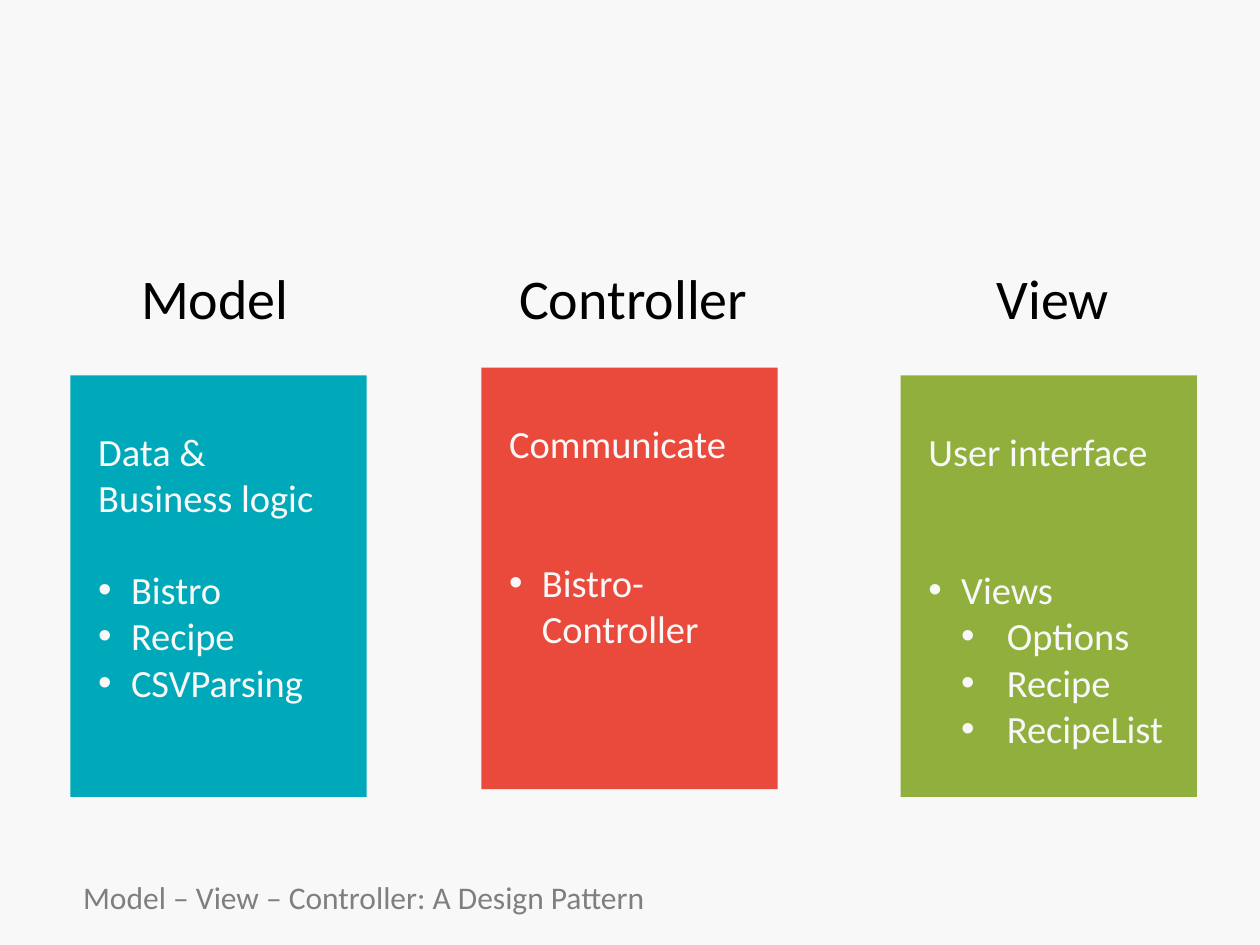
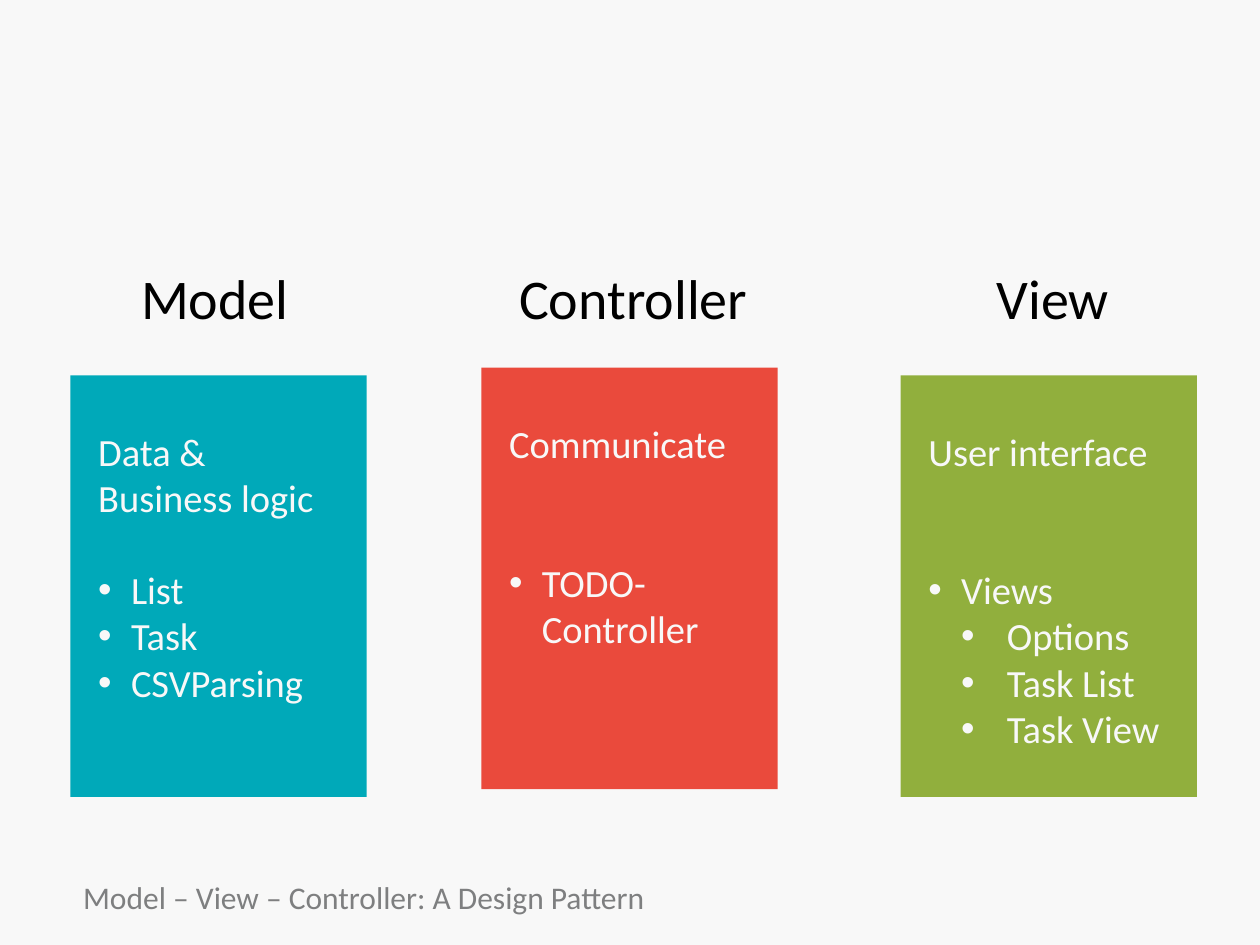
Before and after one commit to bootcoder/lectures, a slide deck: slide 23 of 1phase/ruby-mvc-single-res/HT-MVC.pptx (slide 22 before the commit). Drawn at 1260x945 pixels with LibreOffice and Linux fonts; fonts in the diff are those of the drawing; background and template pictures are left out. Boxes give left, top, right and bottom in pixels: in the first picture for what was removed or moved away, otherwise in the second. Text is boxed around its words. In the diff, an @@ line names an element or a change of style, - is before the commit and + after.

```diff
--- a/1phase/ruby-mvc-single-res/HT-MVC.pptx
+++ b/1phase/ruby-mvc-single-res/HT-MVC.pptx
@@ text in rectangle at bbox=[131, 577, 198, 651]: text changed @@
-• Bistro
-• Recipe
+• List
+• Task
@@ text in rectangle at bbox=[542, 572, 699, 644]: text changed @@
-• Bistro-Controller
+• TODO-Controller
@@ text in rectangle at bbox=[1007, 670, 1159, 744]: text changed @@
-  • Recipe
-  • RecipeList
+  • Task List
+  • Task View
```
Also in this commit, not shown: 7 other slides changed, 1 slide added.
